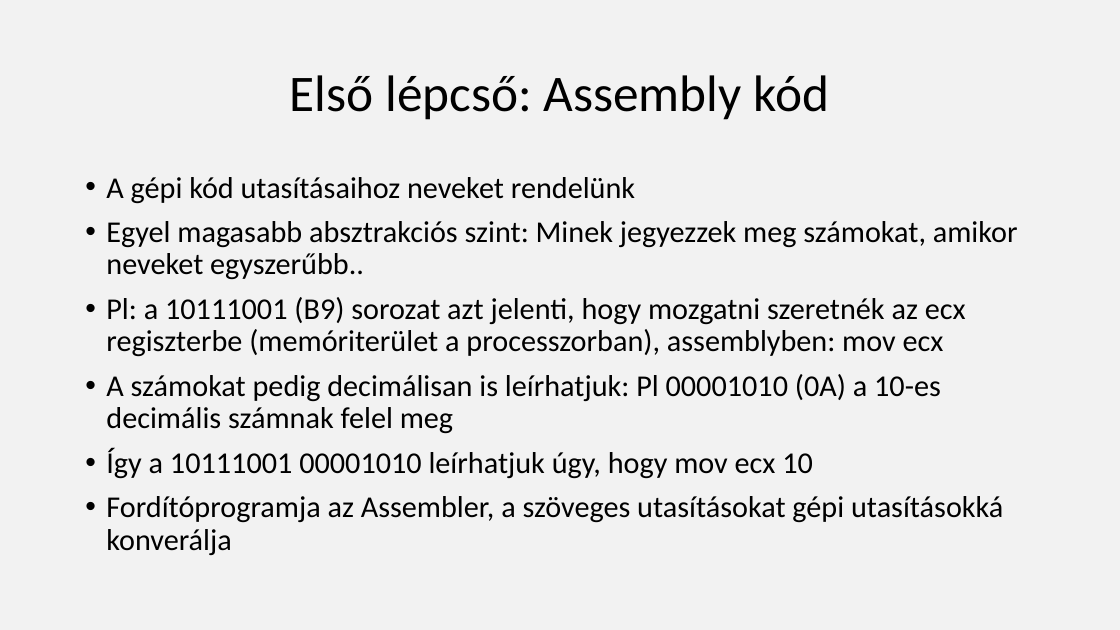
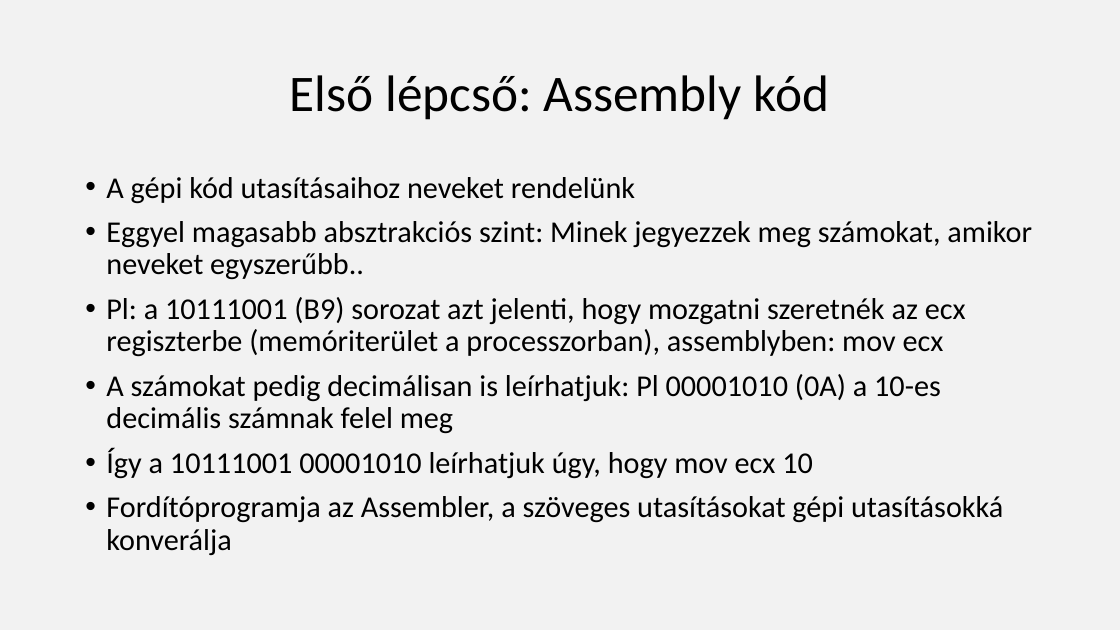
Before and after one commit to nagyandras95/Egyetem, a slide deck: slide 8 of efop/03/Absztakciós szintek a programozásban.pptx. Drawn at 1120x630 pixels with LibreOffice and Linux fonts; fonts in the diff are those of the drawing. Boxes give left, top, right and bottom in pixels: in the first picture for what was removed or moved away, otherwise in the second. Text is boxed around its words. In the diff, an @@ line names an element or a change of style, - is before the commit and + after.

```diff
--- a/efop/03/Absztakciós szintek a programozásban.pptx
+++ b/efop/03/Absztakciós szintek a programozásban.pptx
@@ text at [106,221,1032,279]: text changed @@
-• Egyel magasabb absztrakciós szint: Minek jegyezzek meg számokat, amikor neveket egyszerűbb..
+• Eggyel magasabb absztrakciós szint: Minek jegyezzek meg számokat, amikor neveket egyszerűbb..
```
Also in this commit, not shown: 3 other slides changed, 1 other file.
